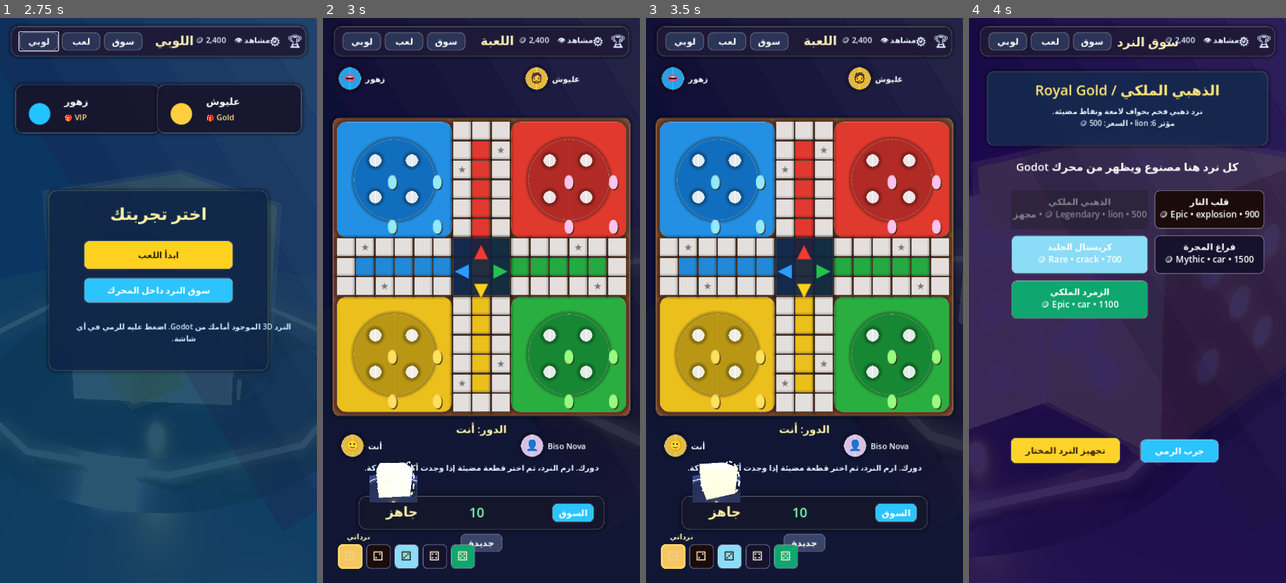
Above: before the commit, frames 1-4 (left to right).
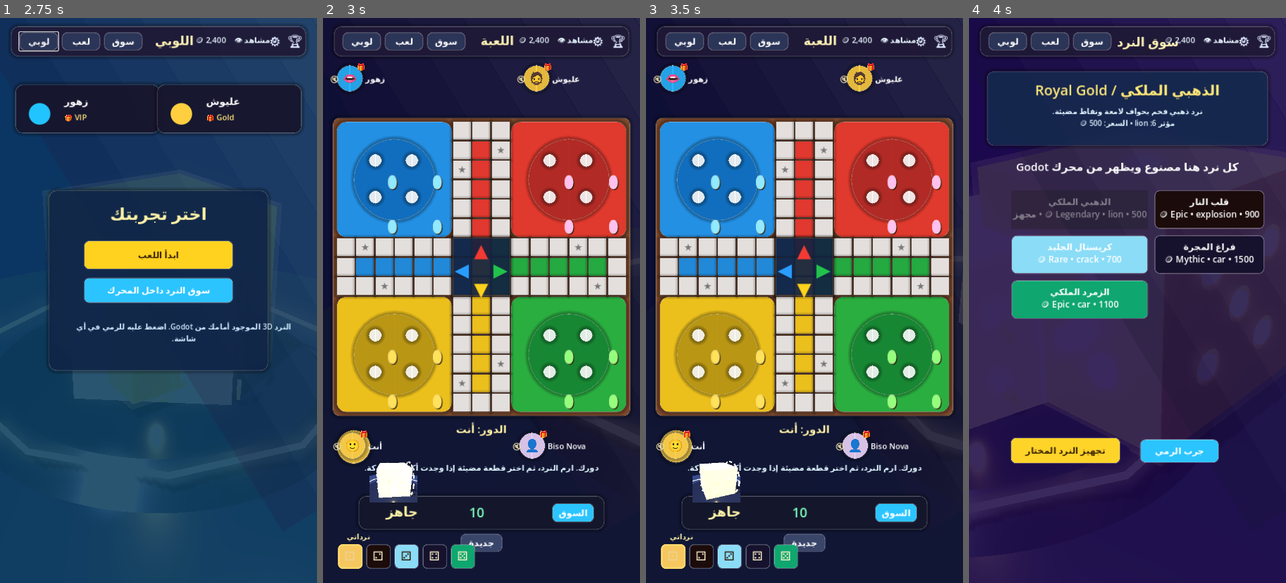
Above: after the commit, the same moments.

Repository: hamza2234/Lod
Game: Godot game, scene res://scenes/dice_preview.tscn
Same seed, same stepped clock (60 frames per second), same inputs: the game is played once before the commit and once after it.
Inputs (mouse positions are in pixels of both pictures, inside the frame that each line leads up to):
- Up to frame 1 (2.75 s): click (158, 215) at 0.52 s; type "12" at 0.6 s; click "دخول اللوبي" at 1.25 s; click "لوبي" at 2 s
- Up to frame 2 (3 s): click "لعب" at 2.75 s
- Up to frame 3 (3.5 s): no input
- Up to frame 4 (4 s): click "سوق" at 3.5 s

Frame 1 is identical in both runs. In frame 2, 0.9% of the frame differs, in the area x 2-72%, y 8-79%; in frame 3, 0.9%; in frame 4, nothing differs.

Commit message:
Add Ludo HUD checklist elements
Co-authored-by: hamza2234 <hamza2234@users.noreply.github.com>

Diff:
--- a/godot-dice-preview/scripts/dice_preview.gd
+++ b/godot-dice-preview/scripts/dice_preview.gd
@@ -142,8 +142,12 @@
 var status_label: Label
 var turn_label: Label
 var timer_label: Label
+var timer_ring: TextureProgressBar
 var demo_piece: Label
 var board_holder: Control
+var player_chips: Array[Control] = []
+var player_turn_rings: Array[Panel] = []
+var move_markers: Array[Label] = []
 var piece_labels: Array = []
 var piece_progress: Array = []
 var home_origins: Array[Vector2] = [
@@ -494,15 +498,22 @@
 	var screen := _screen_base("play", Color("#281738"), Color("#0a0d26"))
 	_add_top_bar(screen, "اللعبة", true)
 
-	screen.add_child(_player_chip("زهور", Color("#28b6ff"), Vector2(34, 104)))
-	screen.add_child(_player_chip("عليوش", Color("#ffcf40"), Vector2(458, 104)))
-	screen.add_child(_player_chip("Biso Nova", Color("#f3d9ff"), Vector2(448, 936)))
-	screen.add_child(_player_chip("أنت", Color("#ffd24d"), Vector2(40, 936)))
-
+	player_chips.clear()
+	player_turn_rings.clear()
+	screen.add_child(_player_chip(1, "زهور", Color("#28b6ff"), Vector2(34, 104)))
+	screen.add_child(_player_chip(2, "عليوش", Color("#ffcf40"), Vector2(458, 104)))
+	screen.add_child(_player_chip(3, "Biso Nova", Color("#f3d9ff"), Vector2(448, 936)))
+	screen.add_child(_player_chip(0, "أنت", Color("#ffd24d"), Vector2(40, 936)))
+
+	var board_aspect := AspectRatioContainer.new()
+	board_aspect.position = Vector2(30, 234)
+	board_aspect.size = Vector2(BOARD_CELL * 15.0, BOARD_CELL * 15.0)
+	board_aspect.ratio = 1.0
+	screen.add_child(board_aspect)
 	board_holder = Control.new()
-	board_holder.position = Vector2(30, 234)
+	board_holder.custom_minimum_size = Vector2(BOARD_CELL * 15.0, BOARD_CELL * 15.0)
 	board_holder.size = Vector2(BOARD_CELL * 15.0, BOARD_CELL * 15.0)
-	screen.add_child(board_holder)
+	board_aspect.add_child(board_holder)
 	_build_ludo_board(board_holder)
 
 	turn_label = _label("دورك", 24, Color("#fff2a6"), HORIZONTAL_ALIGNMENT_CENTER)
@@ -535,6 +546,15 @@
 	timer_label.position = Vector2(210, 14)
 	timer_label.size = Vector2(120, 48)
 	bottom_bar.add_child(timer_label)
+	timer_ring = TextureProgressBar.new()
+	timer_ring.position = Vector2(248, 6)
+	timer_ring.size = Vector2(64, 64)
+	timer_ring.min_value = 0
+	timer_ring.max_value = HUMAN_TURN_SECONDS
+	timer_ring.value = HUMAN_TURN_SECONDS
+	timer_ring.tint_progress = Color("#7dffbc")
+	timer_ring.tint_under = _with_alpha(Color.WHITE, 0.12)
+	bottom_bar.add_child(timer_ring)
 
 	var market_tab := _button("السوق", Vector2(96, 44), Color("#2bc4ff"), Color.WHITE)
 	market_tab.position = Vector2(440, 17)
@@ -683,11 +703,29 @@
 	dice_box.size = Vector3(1.45, 1.45, 1.45)
 	dice_shape.shape = dice_box
 	play_dice_body.add_child(dice_shape)
+	_add_dice_face_raycasts(play_dice_body)
 
 	play_dice_root = Node3D.new()
 	play_dice_root.name = "GameplayDiceModel"
 	play_dice_body.add_child(play_dice_root)
 	_rebuild_play_dice_model()
+
+
+func _add_dice_face_raycasts(parent: Node3D) -> void:
+	var probes := {
+		"face_1": Vector3(0, 0, 1),
+		"face_6": Vector3(0, 0, -1),
+		"face_2": Vector3(0, 1, 0),
+		"face_5": Vector3(0, -1, 0),
+		"face_3": Vector3(1, 0, 0),
+		"face_4": Vector3(-1, 0, 0),
+	}
+	for name in probes.keys():
+		var ray := RayCast3D.new()
+		ray.name = name
+		ray.target_position = probes[name] * 1.2
+		ray.enabled = true
+		parent.add_child(ray)
 
 
 func _rebuild_play_dice_model() -> void:
@@ -1056,15 +1094,38 @@
 		label.scale = Vector2(1.28, 1.28)
 		label.add_theme_color_override("font_outline_color", Color("#fff56d"))
 		label.add_theme_constant_override("outline_size", 6)
+		var marker := _label("➤", 28, Color("#ff9f1c"), HORIZONTAL_ALIGNMENT_CENTER)
+		var progress: int = piece_progress[current_player][piece]
+		var target_progress := 0 if progress < 0 else progress + roll_result
+		marker.size = Vector2(BOARD_CELL, BOARD_CELL)
+		marker.position = _preview_piece_position(current_player, piece, target_progress)
+		board_holder.add_child(marker)
+		move_markers.append(marker)
+		var tween := create_tween()
+		tween.set_loops()
+		tween.tween_property(marker, "scale", Vector2(1.18, 1.18), 0.32).set_trans(Tween.TRANS_SINE)
+		tween.tween_property(marker, "scale", Vector2.ONE, 0.32).set_trans(Tween.TRANS_SINE)
 
 
 func _clear_piece_highlights() -> void:
+	for marker in move_markers:
+		if is_instance_valid(marker):
+			marker.queue_free()
+	move_markers.clear()
 	for player in range(piece_labels.size()):
 		for piece in range(piece_labels[player].size()):
 			var label: Label = piece_labels[player][piece]
 			label.scale = Vector2.ONE
 			label.add_theme_color_override("font_outline_color", Color("#fff6cf"))
 			label.add_theme_constant_override("outline_size", 2)
+
+
+func _preview_piece_position(player: int, piece: int, progress: int) -> Vector2:
+	if progress >= FINISH_PROGRESS:
+		return Vector2(7, 7) * BOARD_CELL + _finish_offset(player, piece)
+	if progress >= HOME_ENTRY_PROGRESS:
+		return _home_lane_position(player, progress - HOME_ENTRY_PROGRESS, piece)
+	return _board_path_position(_global_index_for_progress(player, progress)) + _stack_offset(piece)
 
 
 func _board_path_position(index: int) -> Vector2:
@@ -1138,6 +1199,14 @@
 func _update_turn_ui() -> void:
 	if turn_label:
 		turn_label.text = "الدور: " + PLAYER_NAMES[current_player]
+	for i in range(player_turn_rings.size()):
+		if player_turn_rings[i]:
+			player_turn_rings[i].visible = i == current_player
+			if i == current_player:
+				var tween := create_tween()
+				tween.set_loops(2)
+				tween.tween_property(player_turn_rings[i], "scale", Vector2(1.1, 1.1), 0.28).set_trans(Tween.TRANS_SINE)
+				tween.tween_property(player_turn_rings[i], "scale", Vector2.ONE, 0.28).set_trans(Tween.TRANS_SINE)
 	if play_dice_container:
 		play_dice_container.position = _dice_viewport_position_for_player(current_player)
 	if roll_button:
@@ -1174,12 +1243,17 @@
 	turn_timer_active = true
 	if timer_label:
 		timer_label.text = str(int(ceil(seconds)))
+	if timer_ring:
+		timer_ring.max_value = seconds
+		timer_ring.value = seconds
 
 
 func _stop_turn_timer() -> void:
 	turn_timer_active = false
 	if timer_label:
 		timer_label.text = "--"
+	if timer_ring:
+		timer_ring.value = 0
 
 
 func _update_turn_timer() -> void:
@@ -1188,6 +1262,8 @@
 	var remaining: float = max(0.0, turn_deadline - Time.get_ticks_msec() / 1000.0)
 	if timer_label:
 		timer_label.text = str(int(ceil(remaining)))
+	if timer_ring:
+		timer_ring.value = remaining
 	if remaining > 0.0:
 		return
 	turn_timer_active = false
@@ -1908,11 +1984,18 @@
 	return card
 
 
-func _player_chip(player_name: String, color: Color, position: Vector2) -> Control:
+func _player_chip(player_index: int, player_name: String, color: Color, position: Vector2) -> Control:
 	var chip := Control.new()
 	chip.position = position
 	chip.size = Vector2(220, 80)
-	var avatar_bg := _panel(Vector2(54, 54), Vector2(0, 6), _with_alpha(color, 0.92), 28)
+
+	var turn_ring := _panel(Vector2(74, 74), Vector2(-10, -4), Color("#ffd34a"), 42)
+	turn_ring.visible = false
+	chip.add_child(turn_ring)
+	player_turn_rings.resize(max(player_turn_rings.size(), player_index + 1))
+	player_turn_rings[player_index] = turn_ring
+
+	var avatar_bg := _panel(Vector2(62, 62), Vector2(-4, 2), _with_alpha(color, 0.92), 32)
 	chip.add_child(avatar_bg)
 	var avatar_icon := "🙂"
 	if player_name.contains("زهور"):
@@ -1921,14 +2004,27 @@
 		avatar_icon = "🧔"
 	elif player_name.contains("Biso"):
 		avatar_icon = "👤"
-	var avatar := _label(avatar_icon, 30, Color.WHITE, HORIZONTAL_ALIGNMENT_CENTER)
-	avatar.position = Vector2(0, 6)
-	avatar.size = Vector2(54, 54)
+	var avatar := _label(avatar_icon, 34, Color.WHITE, HORIZONTAL_ALIGNMENT_CENTER)
+	avatar.position = Vector2(-4, 2)
+	avatar.size = Vector2(62, 62)
 	chip.add_child(avatar)
+
+	var gift := _label("🎁", 20, Color("#ffd34a"), HORIZONTAL_ALIGNMENT_CENTER)
+	gift.position = Vector2(38, -6)
+	gift.size = Vector2(28, 28)
+	chip.add_child(gift)
+
+	var mute := _label("🔇", 18, Color("#e6d8a7"), HORIZONTAL_ALIGNMENT_CENTER)
+	mute.position = Vector2(-22, 22)
+	mute.size = Vector2(28, 28)
+	chip.add_child(mute)
+
 	var name_label := _label(player_name, 18, Color.WHITE, HORIZONTAL_ALIGNMENT_LEFT)
 	name_label.position = Vector2(62, 20)
 	name_label.size = Vector2(130, 30)
 	chip.add_child(name_label)
+	player_chips.resize(max(player_chips.size(), player_index + 1))
+	player_chips[player_index] = chip
 	return chip
 
 
Not shown, changed: godot-dice-preview/README.md
